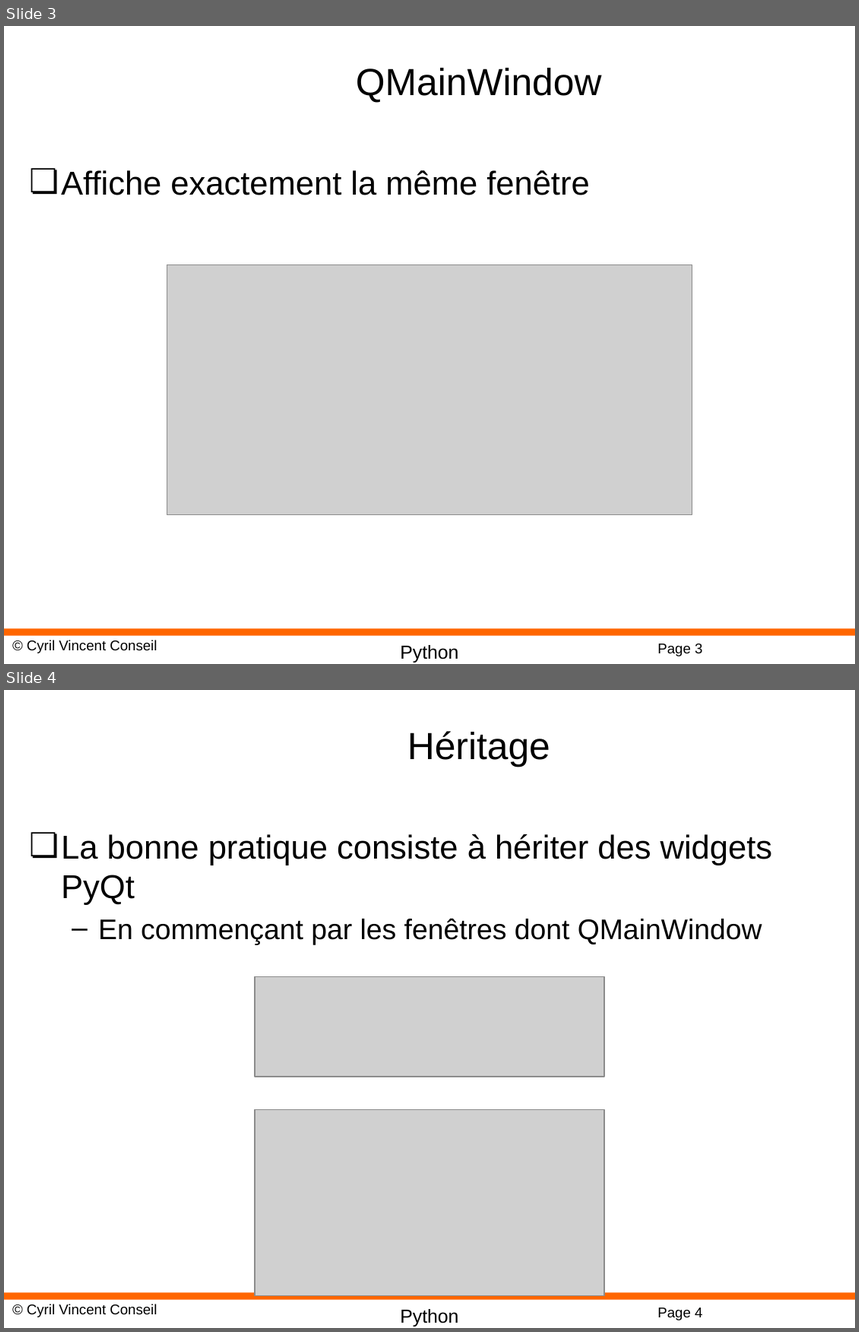
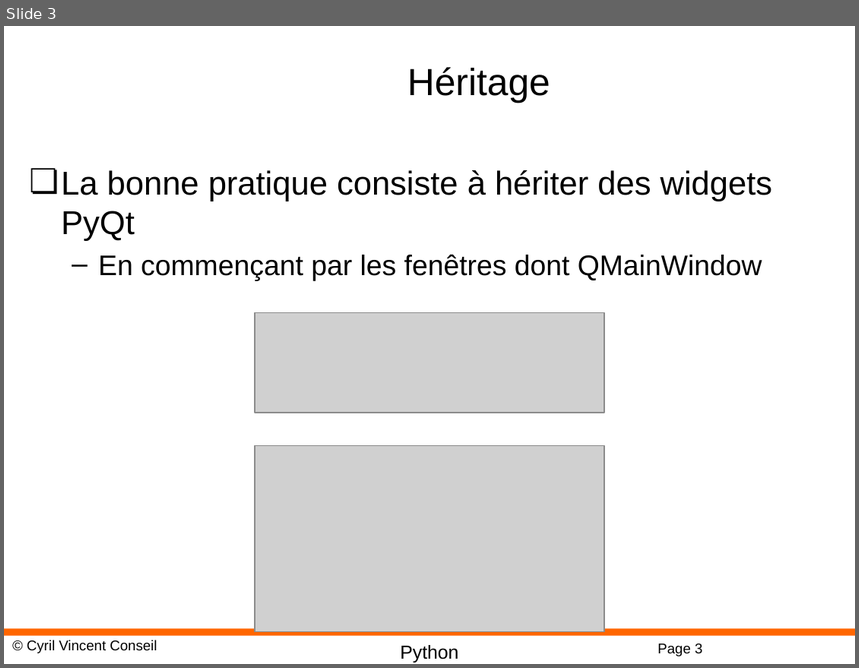
Before and after one commit to cyrilvincent/python-advanced, a slide deck: PPT/PyQt02-First.pptx. Shown one above the other, each under a label of ours: slides 3 and 4 before the commit, slide 3 after it. The pictures are 859x1332 and 859x668 pixels, drawn with LibreOffice and Linux fonts; fonts in the diff are those of the drawing; grey boxes stand for pictures; background and template pictures are left out. Boxes give left, top, right and bottom in pixels: in the first picture for what was removed or moved away, otherwise in the second. Text is boxed around its words. In the diff, an @@ line names an element or a change of style, - is before the commit and + after.

```diff
--- a/PPT/PyQt02-First.pptx
+++ b/PPT/PyQt02-First.pptx
@@ slide 3 removed at box(4, 26, 855, 664), background #FFFFFF; not listed: 4 template elements that a slide beside it also shows @@
@@ title removed at box(356, 68, 602, 103) @@
-QMainWindow
@@ text removed at box(61, 170, 589, 195) @@
-❏ Affiche exactement la même fenêtre
@@ picture removed at box(167, 265, 692, 515) @@
@@ what was slide 4 is now slide 3 @@
@@ page number at box(658, 644, 702, 657): text changed @@
-Page 4
+Page 3
```
Also in this commit, not shown: 4 other files.
